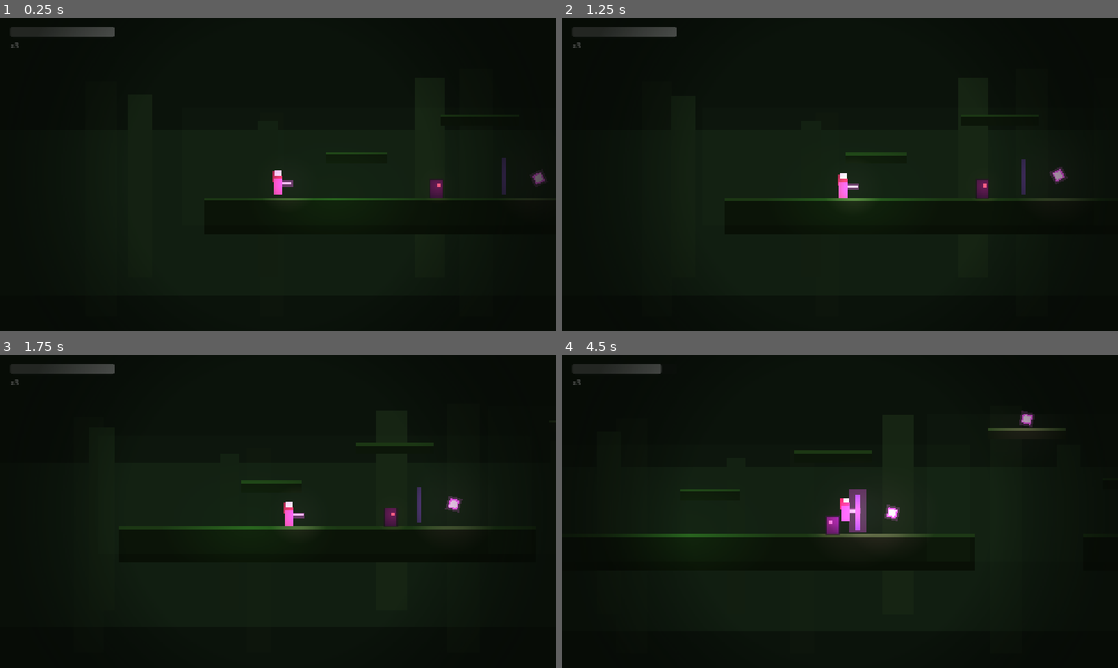
Above: before the commit, frames 1-4 (two rows, left to right).
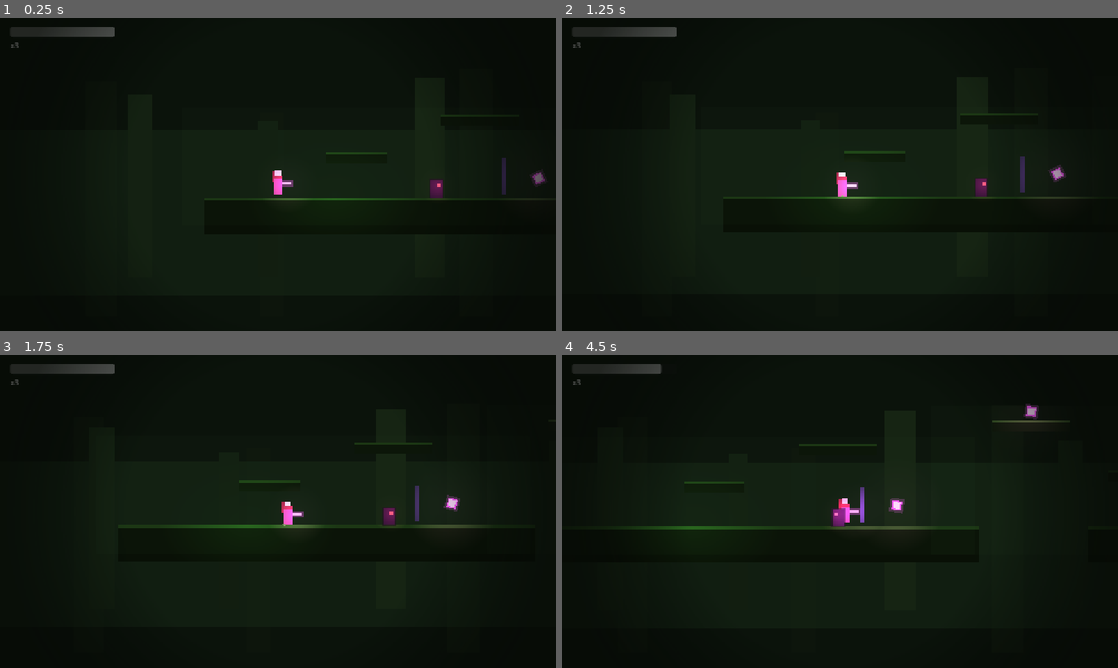
Above: after the commit, the same moments.

Repository: paulogomesextp/koliani
Game: Godot game, scene res://scenes/Main.tscn
Same seed, same stepped clock (60 frames per second), same inputs: the game is played once before the commit and once after it.
Inputs (mouse positions are in pixels of both pictures, inside the frame that each line leads up to):
- Up to frame 1 (0.25 s): no input
- Up to frame 2 (1.25 s): move the mouse to (962, 158) at 0.52 s; hold Right (mover_direita) from 0.53 s (still down); hold Space (saltar) from 0.53 s (still down); tap Shift (rolar) at 0.6 s; click (962, 158) at 0.67 s
- Up to frame 3 (1.75 s): keep holding Right (mover_direita); move the mouse to (166, 527) at 1.27 s; release Space (saltar) at 1.28 s; tap Space (saltar) at 1.35, 1.52 s; tap Shift (rolar) at 1.55 s
- Up to frame 4 (4.5 s): tap Space (saltar) at 1.82, 3.02, 3.32 s; move the mouse to (895, 442) at 2.02 s; release Right (mover_direita) at 2.03 s; hold Left (mover_esquerda) 2.03-2.78 s; hold Space (saltar) 2.03-2.78 s; tap J (atacar) at 2.1 s; move the mouse to (812, 574) at 2.77 s; hold Right (mover_direita) 2.78-4.25 s; tap K (dash) at 2.85 s; click (812, 574) at 2.92 s; tap Shift (rolar) at 3.05 s; move the mouse to (1006, 558) at 3.52 s; hold Space (saltar) 3.53-4.25 s; tap I (diario) at 3.6 s; click "Fechar (Esc)" at 4.25 s

Frame 1 is identical in both runs. In frame 2, 1.1% of the frame differs, in the area x 29-94%, y 30-59%; in frame 3, 0.9%; in frame 4, 2.8%, in the area x 9-92%, y 15-59%.

Commit message:
Juice: screen shake + hitstop + particulas de impacto/aterragem
- scripts/tremor.gd: Tremor (RefCounted) -- screen shake puro, amplitude
  decai a zero a ritmo fixo. Testavel headless. +1 teste (14 no total).
- scripts/camera_tremor.gd: script na Camera2D da Koliani; aplica o Tremor
  ao offset (nao luta com o position_smoothing).
- Koliani.tscn: CPUParticles2D "FaiscasAtaque" (magenta) e "PoAterragem"
  (poeira), one-shot; Camera2D passa a ter o script camera_tremor.gd.
- koliani.gd: _abanar() + _hitstop() (pausa de tempo real, ignora
  time_scale). Abana/faisca/hitstop ao acertar num inimigo; abana + hitstop
  ao levar dano; po + abanao leve ao aterrar (escala com a velocidade de
  queda). _morrer() repoe o time_scale.
- docs + README atualizados.

Co-Authored-By: Claude Sonnet 5 <noreply@anthropic.com>

Diff:
--- a/scenes/actors/Koliani.tscn
+++ b/scenes/actors/Koliani.tscn
@@ -6,6 +6,7 @@
 ; (koliani.gd faz-lhe flip pelo scale.x) e a "HitboxAtaque".
 
 [ext_resource type="Script" path="res://scripts/koliani.gd" id="1_kol"]
+[ext_resource type="Script" path="res://scripts/camera_tremor.gd" id="2_cam"]
 
 [sub_resource type="RectangleShape2D" id="RectangleShape2D_body"]
 size = Vector2(20, 44)
@@ -94,6 +95,39 @@
 position = Vector2(23, -4)
 shape = SubResource("RectangleShape2D_hit")
 
+[node name="FaiscasAtaque" type="CPUParticles2D" parent="."]
+position = Vector2(24, -4)
+emitting = false
+amount = 12
+lifetime = 0.35
+one_shot = true
+explosiveness = 0.9
+direction = Vector2(1, 0)
+spread = 60.0
+gravity = Vector2(0, 320)
+initial_velocity_min = 90.0
+initial_velocity_max = 230.0
+scale_amount_min = 1.5
+scale_amount_max = 3.0
+color = Color(1, 0.55, 0.95, 1)
+
+[node name="PoAterragem" type="CPUParticles2D" parent="."]
+position = Vector2(0, 22)
+emitting = false
+amount = 14
+lifetime = 0.4
+one_shot = true
+explosiveness = 1.0
+direction = Vector2(0, -1)
+spread = 80.0
+gravity = Vector2(0, 140)
+initial_velocity_min = 15.0
+initial_velocity_max = 70.0
+scale_amount_min = 1.0
+scale_amount_max = 2.5
+color = Color(0.53, 0.62, 0.42, 0.7)
+
 [node name="Camera2D" type="Camera2D" parent="."]
 position_smoothing_enabled = true
 position_smoothing_speed = 8.0
+script = ExtResource("2_cam")
--- /dev/null
+++ b/scripts/camera_tremor.gd
@@ -0,0 +1,17 @@
+extends Camera2D
+## Câmara da Koliani com screen shake. `bater(forca)` mete a câmara a
+## tremer; o `Tremor` (lógica pura) trata do decaimento. Fica no `offset`
+## para não lutar com o `position_smoothing`.
+
+var _tremor := Tremor.new()
+
+
+func bater(forca: float) -> void:
+	_tremor.bater(forca)
+
+
+func _process(dt: float) -> void:
+	if _tremor.ativo():
+		offset = _tremor.passo(dt)
+	elif offset != Vector2.ZERO:
+		offset = Vector2.ZERO
--- a/scripts/koliani.gd
+++ b/scripts/koliani.gd
@@ -21,6 +21,9 @@
 
 @onready var _hitbox: Area2D = $HitboxAtaque
 @onready var _sprite: Node2D = $Sprite
+@onready var _camera: Camera2D = $Camera2D
+@onready var _faiscas: CPUParticles2D = $FaiscasAtaque
+@onready var _po: CPUParticles2D = $PoAterragem
 
 var _mov := Movimento.Estado.new()
 var vida := VIDA_MAXIMA
@@ -31,6 +34,7 @@
 var _rolar_recarga := 0.0
 var _ataque_restante := 0.0
 var _invulneravel := 0.0
+var _estava_no_chao := true
 
 
 func _ready() -> void:
@@ -92,8 +96,31 @@
 		)
 		velocity = _mov.velocidade
 
+	var vel_queda := velocity.y
 	move_and_slide()
 	_mov.velocidade = velocity
+
+	# aterragem: pó + abanão leve, proporcional à velocidade de queda
+	var no_chao := is_on_floor()
+	if no_chao and not _estava_no_chao and vel_queda > 180.0:
+		if _po:
+			_po.restart()
+		_abanar(remap(minf(vel_queda, 1100.0), 180.0, 1100.0, 1.0, 4.5))
+	_estava_no_chao = no_chao
+
+
+func _abanar(forca: float) -> void:
+	if _camera and _camera.has_method("bater"):
+		_camera.bater(forca)
+
+
+## Pequena paragem de tempo real ("hitstop") para dar peso ao impacto.
+func _hitstop(segundos: float) -> void:
+	if Engine.time_scale < 0.5:
+		return
+	Engine.time_scale = 0.0
+	await get_tree().create_timer(segundos, true, false, true).timeout
+	Engine.time_scale = 1.0
 
 
 func _iniciar_ataque() -> void:
@@ -106,6 +133,11 @@
 func _ao_acertar_corpo(corpo: Node) -> void:
 	if corpo.has_method("receber_dano"):
 		corpo.receber_dano(DANO_ATAQUE, sign(_olha_para))
+		if _faiscas:
+			_faiscas.position.x = absf(_faiscas.position.x) * _olha_para
+			_faiscas.restart()
+		_abanar(4.0)
+		_hitstop(0.05)
 
 
 func receber_dano(quantidade: int, _dir_empurrao: float = 0.0) -> void:
@@ -114,11 +146,14 @@
 	vida = maxi(0, vida - quantidade)
 	_invulneravel = I_FRAMES
 	vida_mudou.emit(vida, VIDA_MAXIMA)
+	_abanar(8.0)
+	_hitstop(0.07)
 	if vida <= 0:
 		_morrer()
 
 
 func _morrer() -> void:
+	Engine.time_scale = 1.0  # não deixar um hitstop pendente a segurar o tempo
 	morreu.emit()
 	EstadoJogo.perder_vida()
 	if EstadoJogo.sem_vidas():
--- /dev/null
+++ b/scripts/tremor.gd
@@ -0,0 +1,32 @@
+class_name Tremor
+extends RefCounted
+## Screen shake decaído -- lógica pura, sem nós, testável headless.
+##
+## `bater(forca)` dá um impulso (a força é uma amplitude em píxeis);
+## `passo(dt)` por frame devolve o deslocamento a somar ao `offset` da
+## câmara. A amplitude cai a um ritmo fixo até zero.
+
+const FREQUENCIA := 32.0   # oscilações por segundo
+const DECAIMENTO := 42.0   # píxeis de amplitude perdidos por segundo
+
+var _amplitude := 0.0
+var _tempo := 0.0
+var _semente := 0.0
+
+
+func bater(forca: float) -> void:
+	_amplitude = maxf(_amplitude, forca)
+	_semente = randf() * 100.0
+
+
+func ativo() -> bool:
+	return _amplitude > 0.0
+
+
+func passo(dt: float) -> Vector2:
+	if _amplitude <= 0.0:
+		return Vector2.ZERO
+	_tempo += dt
+	_amplitude = maxf(0.0, _amplitude - DECAIMENTO * dt)
+	var t := (_tempo + _semente) * FREQUENCIA
+	return Vector2(sin(t), cos(t * 1.3)) * _amplitude
--- a/tests/run_tests.gd
+++ b/tests/run_tests.gd
@@ -29,6 +29,7 @@
 	teste_movimento_sem_habilidade_nao_ha_salto_duplo()
 	teste_movimento_sair_da_borda_perde_primeiro_salto()
 	teste_koliani_pode_rolar()
+	teste_tremor_impulso_e_decaimento()
 	teste_diario_entradas_e_fallback()
 	teste_estado_tres_mortes_sem_vidas()
 	teste_estado_pistas_sem_duplicados()
@@ -134,6 +135,19 @@
 		"em dash => nao rola")
 
 
+# --- Tremor (screen shake, lógica pura) --------------------------------
+
+func teste_tremor_impulso_e_decaimento() -> void:
+	var t := Tremor.new()
+	_ok(t.passo(DT) == Vector2.ZERO, "sem impulso nao ha deslocamento")
+	t.bater(10.0)
+	_ok(t.passo(DT).length() > 0.0, "apos bater() ha deslocamento")
+	for i in 200:
+		t.passo(DT)
+	_ok(not t.ativo(), "o tremor decai ate parar")
+	_ok(t.passo(DT) == Vector2.ZERO, "parado => deslocamento zero")
+
+
 # --- Diário de pistas ----------------------------------------------------
 
 func teste_diario_entradas_e_fallback() -> void:
Not shown: 1 places in scenes/actors/Koliani.tscn that only renumber resources
Not shown, added: scripts/camera_tremor.gd.uid
Not shown, added: scripts/tremor.gd.uid
Not shown, changed: README.md
Not shown, changed: docs/design.md
